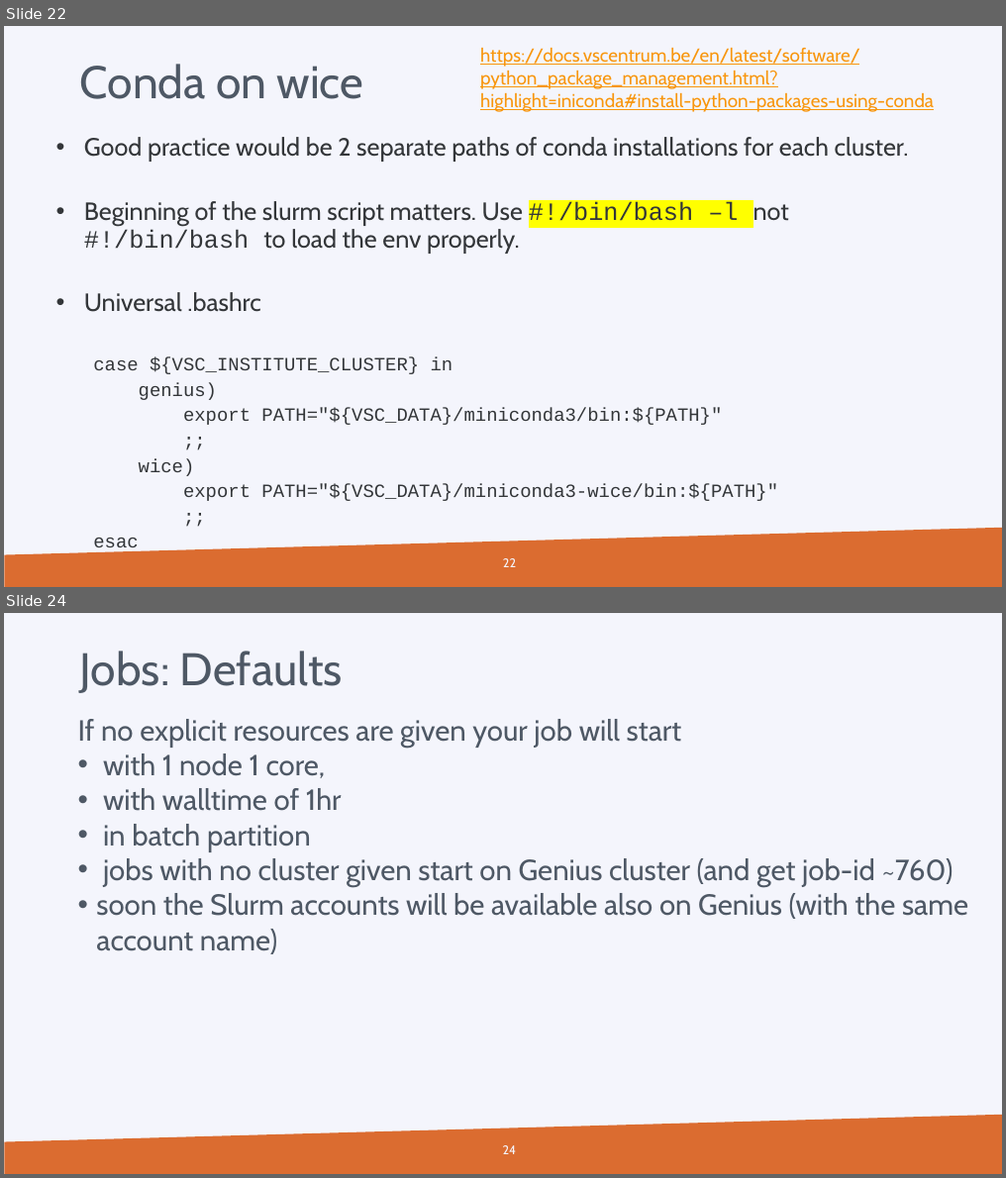
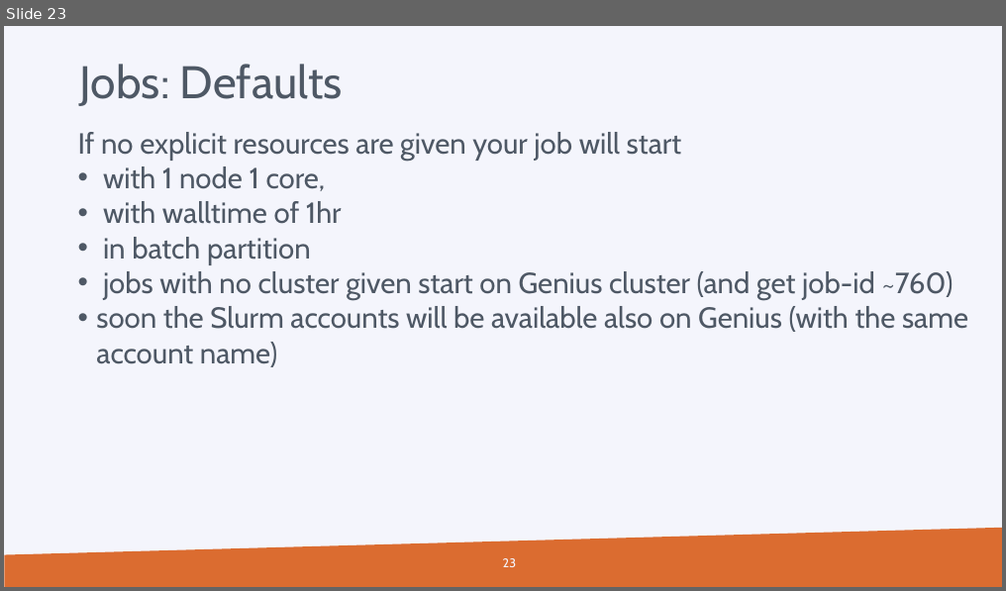
Before and after one commit to hpcleuven/Slurm-lunchbox, a slide deck: Slurm_Lunchbox.pptx. Shown one above the other, each under a label of ours: slides 22 and 24 before the commit, slide 23 after it; the slides between them are not shown. The pictures are 1006x1178 and 1006x591 pixels, drawn with LibreOffice and Linux fonts; fonts in the diff are those of the drawing; background and template pictures are left out. Boxes give left, top, right and bottom in pixels: in the first picture for what was removed or moved away, otherwise in the second. Text is boxed around its words. In the diff, an @@ line names an element or a change of style, - is before the commit and + after.

```diff
--- a/Slurm_Lunchbox.pptx
+++ b/Slurm_Lunchbox.pptx
@@ slide 22 removed at (x1=4, y1=26, x2=1002, y2=587), background #F4F5FC; not listed: 1 template element that a slide beside it also shows @@
@@ text removed at (x1=480, y1=47, x2=934, y2=112) @@
-https://docs.vscentrum.be/en/latest/software/python_package_management.html?highlight=iniconda#install-python-packages-using-conda
@@ text removed at (x1=80, y1=64, x2=364, y2=99) @@
-Conda on wice
@@ text removed at (x1=84, y1=137, x2=909, y2=501) @@
-  • Good practice would be 2 separate paths of conda installations for each cluster.
-  • Beginning of the slurm script matters. Use #!/bin/bash –l not #!/bin/bash to load the env properly.
-  • Universal .bashrc
-    case ${VSC_INSTITUTE_CLUSTER} in
-    genius)
-    export PATH="${VSC_DATA}/miniconda3/bin:${PATH}"
-    ;;
-    wice)
-    export PATH="${VSC_DATA}/miniconda3-wice/bin:${PATH}"
-    ;;
-    esac
@@ page number removed at (x1=503, y1=559, x2=516, y2=568) @@
-22
@@ what was slide 24 is now slide 23 @@
@@ page number at (x1=503, y1=559, x2=516, y2=568): text changed @@
-24
+23
```
Also in this commit, not shown: 5 slides changed, 1 other slide removed.
